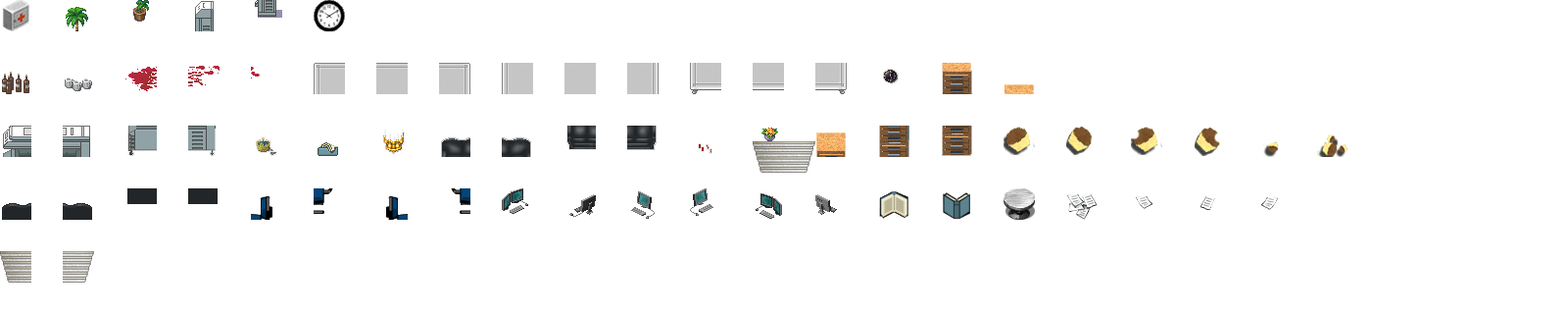
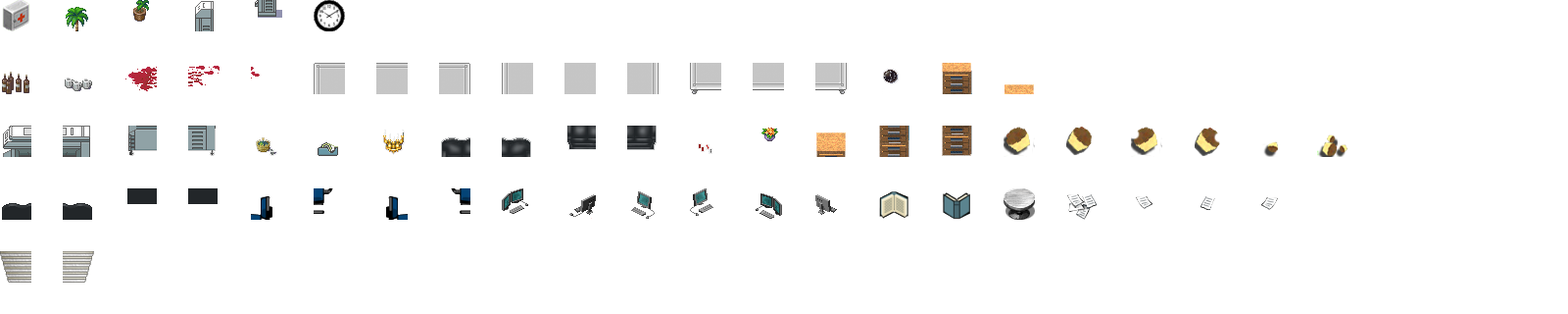
Layered file, before and after one edit (1568 x 314). Changes by layer:
removed layer "Layer 1" over (x1=752, y1=141, x2=816, y2=173)
